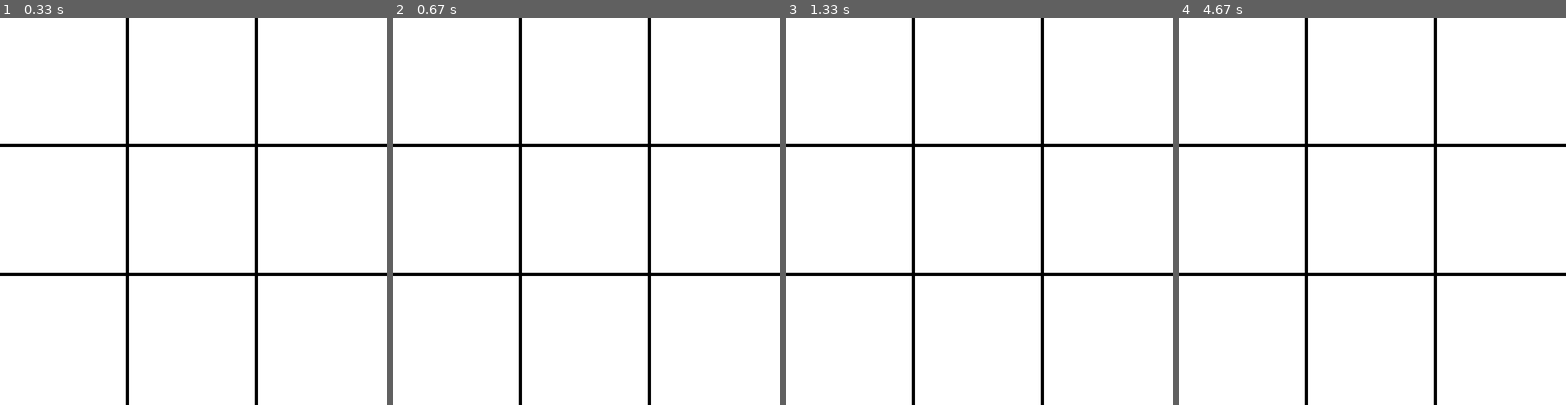
Above: before the commit, frames 1-4 (left to right).
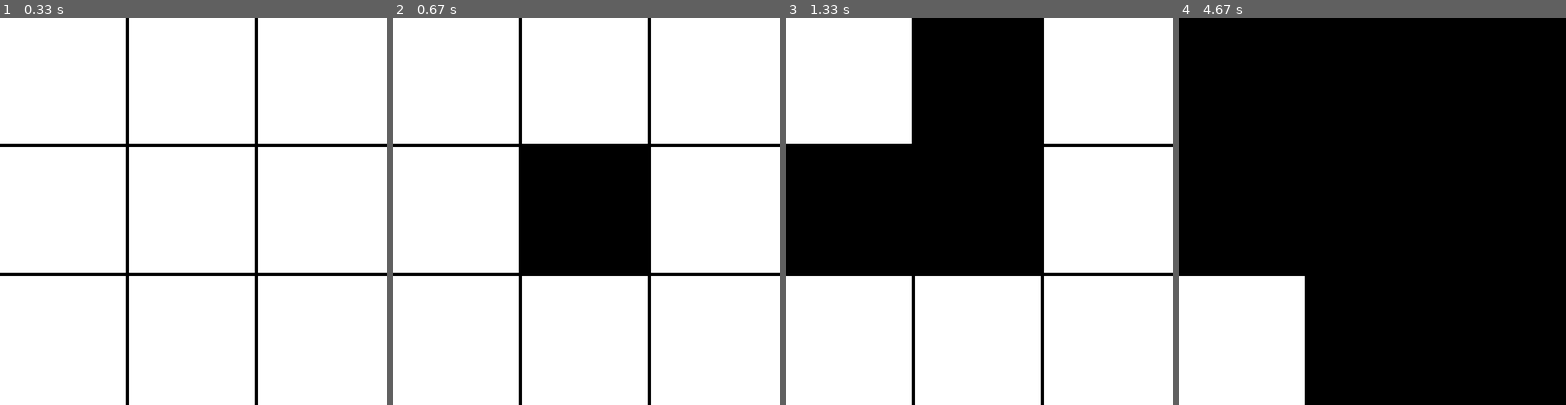
Above: after the commit, the same moments.

Repository: wayline89/Code
Game: pygame game, started from pygame_main.py
The game is run twice, just before and just after one commit, with the same random seed, the same clock (stepped at 60 frames per second) and the same inputs.
Inputs (mouse positions are in pixels of both pictures, inside the frame that each line leads up to):
- Up to frame 1 (0.33 s): no input
- Up to frame 2 (0.67 s): click (586, 211) at 0.38 s
- Up to frame 3 (1.33 s): click (886, 215) at 0.72 s; click (1037, 76) at 1.05 s
- Up to frame 4 (4.67 s): click (1279, 134) at 1.38 s; click (1519, 358) at 2.22 s; click (1449, 180) at 2.55 s; click (1453, 141) at 3.22 s; click (1314, 323) at 4.62 s

Frame 1 is identical in both runs. In frame 2, 11% of the frame differs, in the area x 33-66%, y 33-66%; in frame 3, 32%; in frame 4, 86%, in the area x 0-100%, y 0-100%.

Commit message:
draw black squares where x and o should be

Diff:
--- a/pygame_main.py
+++ b/pygame_main.py
@@ -37,7 +37,7 @@
                         run = False
                         break
 
-        draw(WIN)
+        draw(WIN, ttt)
 
     ttt.print()
     if winner:
@@ -47,14 +47,25 @@
     pygame.quit()
 
 
-def draw(win: pygame.display):
+def draw(win: pygame.display, ttt: TicTacToe):
+    def draw_tic_tac_toe():
+        # Draw the Game Gird
+        line_width = 5
+        for i in range(1, ttt.grid_size):
+            line_pos = tile_size * i - line_width / 2
+            pygame.draw.line(WIN, BLACK, (line_pos, 0), (line_pos, HEIGHT), line_width)
+            pygame.draw.line(WIN, BLACK, (0, line_pos), (WIDTH, line_pos), line_width)
+
+        # Draw the Naughts and Crosses
+        for y, row in enumerate(ttt.grid):
+            for x, value in enumerate(row):
+                if value in ttt.players:
+                    rect = pygame.Rect(x * tile_size, y * tile_size, tile_size, tile_size)
+                    pygame.draw.rect(WIN, BLACK, rect)
+
     win.fill(WHITE)
 
-    line_width = 5
-    for i in range(1, 3):
-        line_pos = tile_size*i - line_width/2
-        pygame.draw.line(WIN, BLACK, (line_pos, 0), (line_pos, HEIGHT), line_width)
-        pygame.draw.line(WIN, BLACK, (0, line_pos), (WIDTH, line_pos), line_width)
+    draw_tic_tac_toe()
 
     pygame.display.update()
 
Binary file added: assets/art/cross.png
Binary file added: assets/art/naught.png
Not shown, changed: .DS_Store
